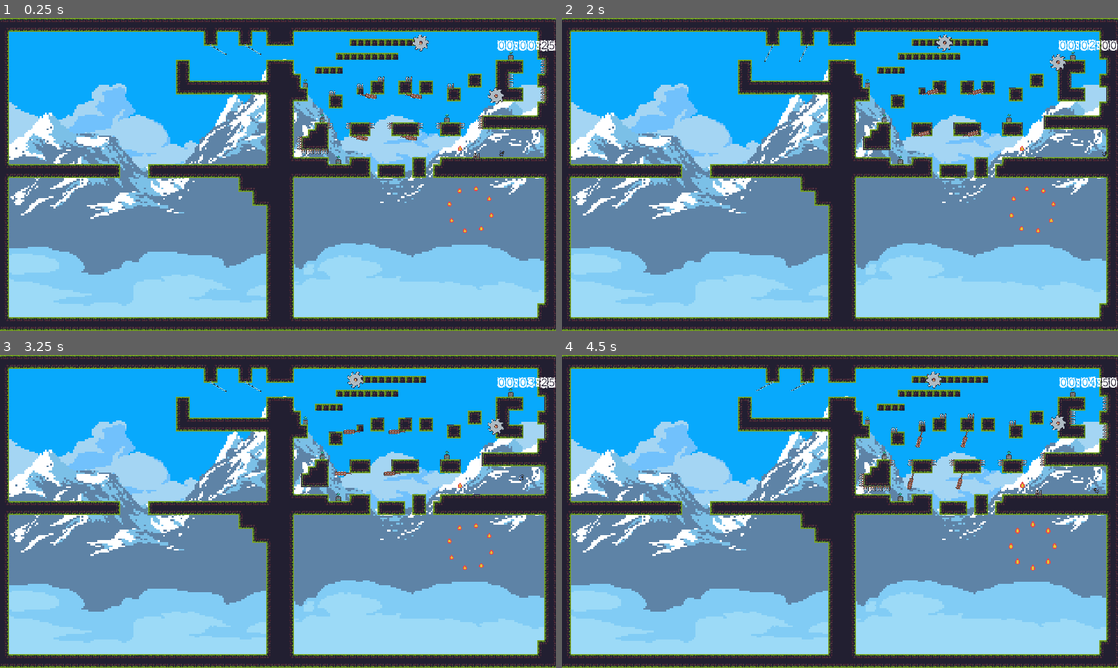
Above: before the commit, frames 1-4 (two rows, left to right).
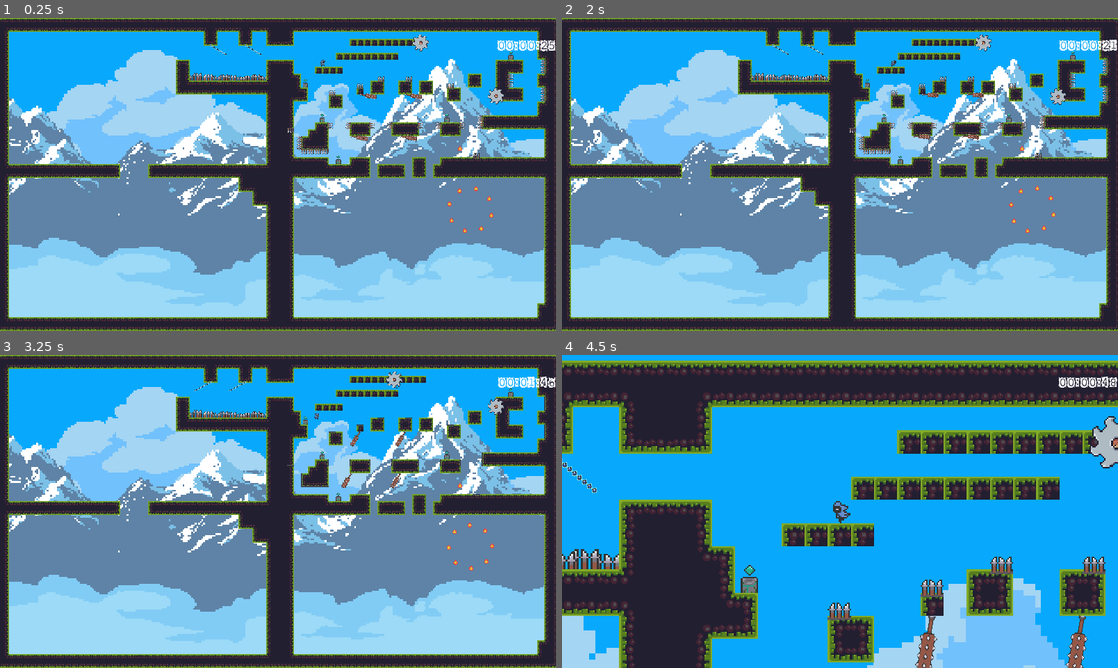
Above: after the commit, the same moments.

Repository: Mike149x/2DGameDraft
Game: Godot game, scene res://Scenes/Level1.tscn
Same seed, same stepped clock (60 frames per second), same inputs: the game is played once before the commit and once after it. Sound files missing from this copy of the repository are replaced by a short silence.
Inputs:
- Up to frame 1 (0.25 s): no input
- Up to frame 2 (2 s): hold D (right) from 0.53 s (still down); tap Z (zoom) at 0.6, 1.35 s; tap Space (jump) at 0.77, 1.52 s
- Up to frame 3 (3.25 s): release D (right) at 2.03 s; hold A (left) 2.03-2.78 s; tap Z (zoom) at 2.1, 2.85 s; hold D (right) from 2.78 s (still down); tap Space (jump) at 3.02 s
- Up to frame 4 (4.5 s): tap Z (zoom) at 3.6, 4.35 s; tap Space (jump) at 3.77 s; release D (right) at 4.28 s; hold A (left) from 4.28 s (still down)

The runs differ from the first frame. In frame 1, 26% of the frame differs, in the area x 1-98%, y 10-92%; in frame 2, 27%; in frame 3, 27%; in frame 4, 89%, in the area x 0-100%, y 0-100%.

Commit message:
Revert "camera lost zoom"
This reverts commit bd487f1b7413d2adda5975388752bea0c5fd6e9c.

Diff:
--- a/2DGameDraft/Scenes/Level1.tscn
+++ b/2DGameDraft/Scenes/Level1.tscn
@@ -11,7 +11,7 @@
 [ext_resource path="res://Scenes/DeathZone.tscn" type="PackedScene" id=9]
 [ext_resource path="res://Scenes/SpinningBlade.gd" type="Script" id=10]
 [ext_resource path="res://Sprites/On (38x38).png" type="Texture" id=11]
-[ext_resource path="res://Scenes/TimerUI.tscn" type="PackedScene" id=12]
+[ext_resource path="res://OtherAssets/papercut.ttf" type="DynamicFontData" id=12]
 [ext_resource path="res://Scenes/SingleFlame.tscn" type="PackedScene" id=13]
 [ext_resource path="res://Scenes/SpinningFlame.tscn" type="PackedScene" id=14]
 [ext_resource path="res://Scenes/RopeSwing.tscn" type="PackedScene" id=15]
@@ -19,6 +19,11 @@
 [ext_resource path="res://Sprites/clouds_bg.png" type="Texture" id=17]
 [ext_resource path="res://Sprites/sky.png" type="Texture" id=18]
 [ext_resource path="res://Sprites/clouds_mg_2.png" type="Texture" id=19]
+[ext_resource path="res://Scenes/Spikes.tscn" type="PackedScene" id=20]
+
+[sub_resource type="DynamicFont" id=29]
+size = 35
+font_data = ExtResource( 12 )
 
 [sub_resource type="ConvexPolygonShape2D" id=3]
 points = PoolVector2Array( 0, 0, 16, 0, 16, 16, 0, 16 )
@@ -280,6 +285,50 @@
 [node name="Level1" type="Node2D"]
 script = ExtResource( 5 )
 
+[node name="Spikes" parent="." instance=ExtResource( 20 )]
+position = Vector2( 605, 143 )
+rotation = 3.14159
+
+[node name="Spikes2" parent="." instance=ExtResource( 20 )]
+position = Vector2( 589, 140 )
+rotation = 3.14159
+
+[node name="Spikes3" parent="." instance=ExtResource( 20 )]
+position = Vector2( 573, 142 )
+rotation = 3.14159
+
+[node name="Spikes4" parent="." instance=ExtResource( 20 )]
+position = Vector2( 555, 144 )
+rotation = 3.14159
+
+[node name="Spikes5" parent="." instance=ExtResource( 20 )]
+position = Vector2( 534, 141 )
+rotation = 3.14159
+
+[node name="Spikes6" parent="." instance=ExtResource( 20 )]
+position = Vector2( 515, 140 )
+rotation = 3.14159
+
+[node name="Spikes7" parent="." instance=ExtResource( 20 )]
+position = Vector2( 497, 143 )
+rotation = 3.14159
+
+[node name="Spikes8" parent="." instance=ExtResource( 20 )]
+position = Vector2( 480, 139 )
+rotation = 3.14159
+
+[node name="Spikes9" parent="." instance=ExtResource( 20 )]
+position = Vector2( 463, 142 )
+rotation = 3.14159
+
+[node name="Spikes10" parent="." instance=ExtResource( 20 )]
+position = Vector2( 439, 141 )
+rotation = 3.14159
+
+[node name="Spikes11" parent="." instance=ExtResource( 20 )]
+position = Vector2( 454, 137 )
+rotation = 3.14159
+
 [node name="ParallaxBackground" type="ParallaxBackground" parent="."]
 
 [node name="Sky" type="ParallaxLayer" parent="ParallaxBackground"]
@@ -318,7 +367,24 @@
 scale = Vector2( 4, 4 )
 texture = ExtResource( 19 )
 
-[node name="CanvasLayer" parent="." instance=ExtResource( 12 )]
+[node name="CanvasLayer" type="CanvasLayer" parent="."]
+
+[node name="Control" type="Control" parent="CanvasLayer"]
+anchor_right = 1.0
+anchor_bottom = 1.0
+margin_left = 12.0
+margin_top = 14.0
+margin_right = 12.0
+margin_bottom = 14.0
+
+[node name="Label" type="Label" parent="CanvasLayer/Control"]
+margin_left = 1108.0
+margin_top = 22.0
+margin_right = 1266.0
+margin_bottom = 66.0
+custom_fonts/font = SubResource( 29 )
+text = "00:00:00"
+align = 2
 
 [node name="TileMap" parent="." instance=ExtResource( 8 )]
 position = Vector2( 789, 96 )
@@ -326,10 +392,11 @@
 tile_data = PoolIntArray( -327730, 0, 0, -327729, 0, 131076, -327728, 0, 131076, -327727, 0, 131076, -327726, 0, 131076 …(17248 unchanged characters)…
 
 [node name="Camera2D" type="Camera2D" parent="."]
+current = true
 script = ExtResource( 3 )
 
 [node name="PlayerCharacter" parent="." instance=ExtResource( 2 )]
-position = Vector2( 1156, 300 )
+position = Vector2( 744, 100 )
 
 [node name="SwingingTrap" parent="." instance=ExtResource( 4 )]
 position = Vector2( 829, 176 )
@@ -453,6 +520,10 @@
 
 [node name="SpikeTrap24" parent="." instance=ExtResource( 6 )]
 position = Vector2( 701, 309 )
+rotation = 6.28319
+
+[node name="SpikeTrap36" parent="." instance=ExtResource( 6 )]
+position = Vector2( 669, 261 )
 rotation = 6.28319
 
 [node name="SavePoint" parent="." instance=ExtResource( 7 )]
--- a/2DGameDraft/Scenes/Level2.tscn
+++ b/2DGameDraft/Scenes/Level2.tscn
@@ -1,31 +1,20 @@
-[gd_scene load_steps=8 format=2]
+[gd_scene load_steps=4 format=2]
 
 [ext_resource path="res://Scenes/MainScene.gd" type="Script" id=1]
 [ext_resource path="res://Scenes/TileMap.tscn" type="PackedScene" id=2]
 [ext_resource path="res://Scenes/InGameCamera2D.gd" type="Script" id=3]
-[ext_resource path="res://Scenes/SpikeTrap.tscn" type="PackedScene" id=4]
-[ext_resource path="res://Scenes/SwingingTrap.tscn" type="PackedScene" id=5]
-[ext_resource path="res://Scenes/PlayerCharacter.tscn" type="PackedScene" id=6]
-[ext_resource path="res://Scenes/TimerUI.tscn" type="PackedScene" id=7]
 
 [node name="Level2" type="Node2D"]
 script = ExtResource( 1 )
 
 [node name="TileMap" parent="." instance=ExtResource( 2 )]
-tile_data = PoolIntArray( 0, 0, 0, 1, 0, 1, 2, 0, 1, 3, 0, 1 …(1362 unchanged characters)… 393216, 0, 65541, 393217, 0, 65538, 393224, 0, 0, 393225, 0, 1, 393226, 0, 1, 393227, 0, 131076, 393228, 0, 1, 393229, 0, 1, 393230, 0, 131076, 393231, 0, 131076, 393232, 0, 131076, 393233, 0, 131076, 393234, 0, 1, 393235, 0, 1, 393236, 0, 2, 393254, 0, 65536, 393255, 0, 65539, 458752, 0, 65541, 458753, 0, 65538, 458760, 0, 131072, 458761, 0, 4, 458762, 0, 4, 458763, 0, 4, 458764, 0, 131073, 458765, 0, 131073, 458766, 0, 4, 458767, 0, 4, 458768, 0, 4, 458769, 0, 131073, 458770, 0, 4, 458771, 0, 131073, 458772, 0, 131074, 458790, 0, 65541, 458791, 0, 65538, 52 …(2357 unchanged characters)…
+tile_data = PoolIntArray( 0, 0, 0, 1, 0, 1, 2, 0, 1, 3, 0, 1 …(1362 unchanged characters)… 393216, 0, 65541, 393217, 0, 65538, 393254, 0, 65536, 393255, 0, 65539, 458752, 0, 65541, 458753, 0, 65538, 458790, 0, 65541, 458791, 0, 65538, 52 …(2357 unchanged characters)…
 
 [node name="Camera2D" type="Camera2D" parent="."]
 smoothing_enabled = true
 script = ExtResource( 3 )
 
-[node name="SwingingTrap" parent="." instance=ExtResource( 5 )]
-position = Vector2( 350, 129 )
-
-[node name="SpikeTrap" parent="." instance=ExtResource( 4 )]
-position = Vector2( 383, 187 )
-rotation = 3.14159
-
-[node name="PlayerCharacter" parent="." instance=ExtResource( 6 )]
-position = Vector2( 431, 178 )
-
-[node name="CanvasLayer" parent="." instance=ExtResource( 7 )]
+[node name="Camera2D2" type="Camera2D" parent="."]
+current = true
+smoothing_enabled = true
+script = ExtResource( 3 )
--- a/2DGameDraft/Scenes/TimerUI.tscn
+++ /dev/null
@@ -1,26 +0,0 @@
-[gd_scene load_steps=3 format=2]
-
-[ext_resource path="res://OtherAssets/papercut.ttf" type="DynamicFontData" id=1]
-
-[sub_resource type="DynamicFont" id=29]
-size = 35
-font_data = ExtResource( 1 )
-
-[node name="CanvasLayer" type="CanvasLayer"]
-
-[node name="Control" type="Control" parent="."]
-anchor_right = 1.0
-anchor_bottom = 1.0
-margin_left = 12.0
-margin_top = 14.0
-margin_right = 12.0
-margin_bottom = 14.0
-
-[node name="Label" type="Label" parent="Control"]
-margin_left = 1108.0
-margin_top = 22.0
-margin_right = 1266.0
-margin_bottom = 66.0
-custom_fonts/font = SubResource( 29 )
-text = "00:00:00"
-align = 2
Not shown: 1 places in 2DGameDraft/Scenes/Level1.tscn that only renumber resources
